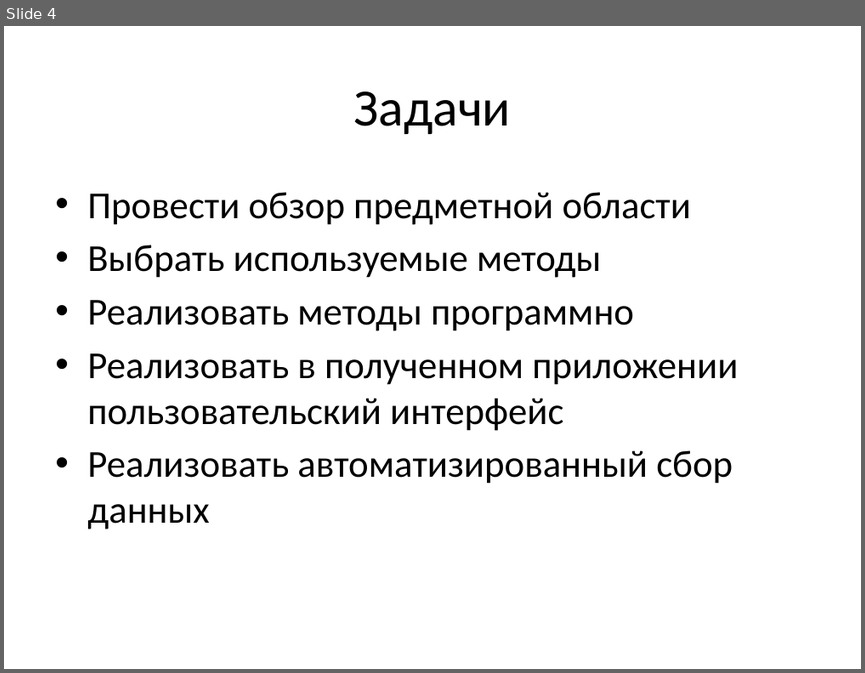
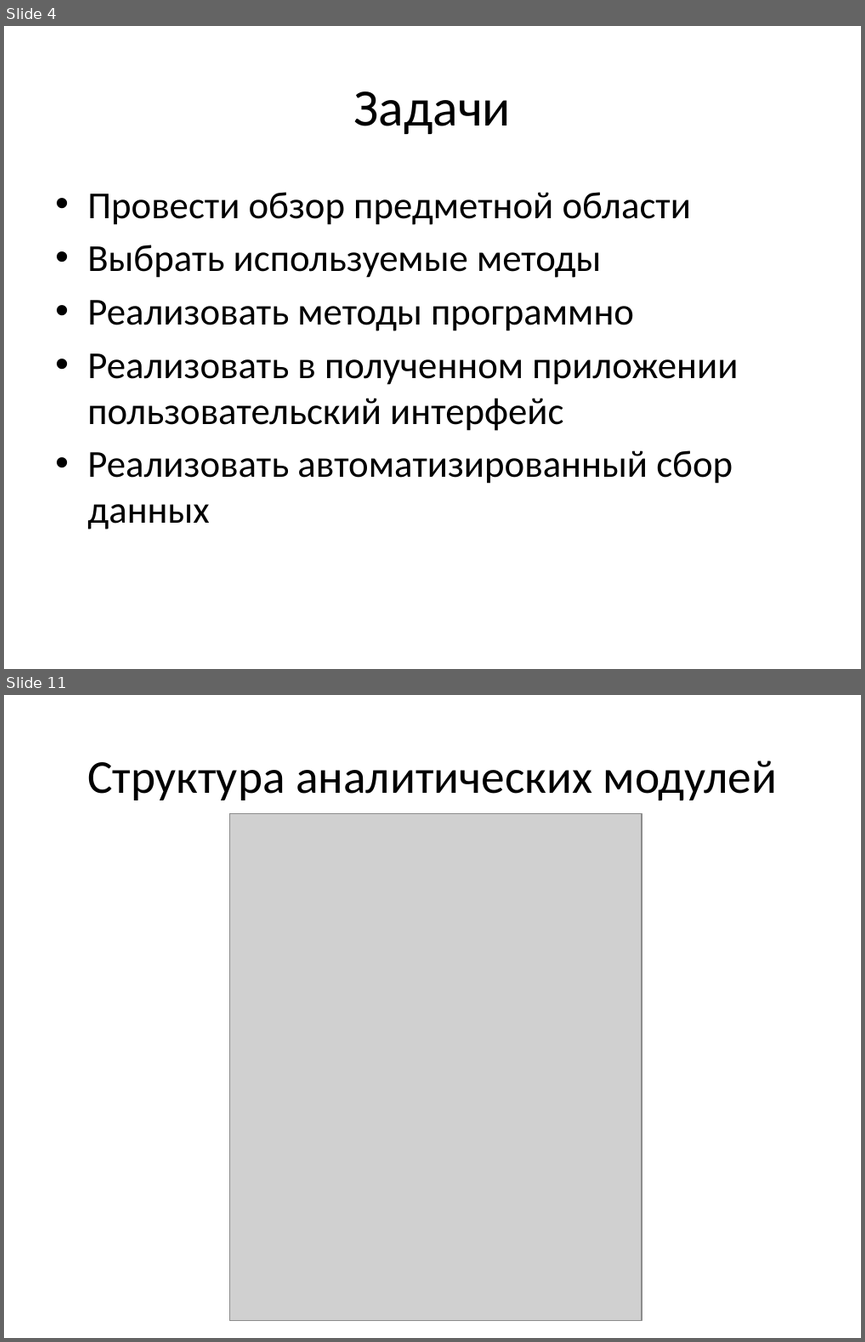
Before and after one commit to Leoprolder/diploma, a slide deck: Презентация.pptx. Shown one above the other, each under a label of ours: slide 4 before the commit, slides 4 and 11 after it; the slides between them are not shown. The pictures are 865x673 and 865x1342 pixels, drawn with LibreOffice and Linux fonts; fonts in the diff are those of the drawing; grey boxes stand for pictures. Boxes give left, top, right and bottom in pixels: in the first picture for what was removed or moved away, otherwise in the second. Text is boxed around its words. In the diff, an @@ line names an element or a change of style, - is before the commit and + after.

```diff
--- a/Презентация.pptx
+++ b/Презентация.pptx
@@ slide 11 added at bbox=[4, 695, 861, 1338], background #FFFFFF @@
@@ title added at bbox=[87, 760, 778, 800], 39.6 pt, text #000000 @@
+Структура аналитических модулей
@@ picture added at bbox=[230, 814, 642, 1321] @@
```
Also in this commit, not shown: 11 other slides added, 1 slide removed, 1 other file.
